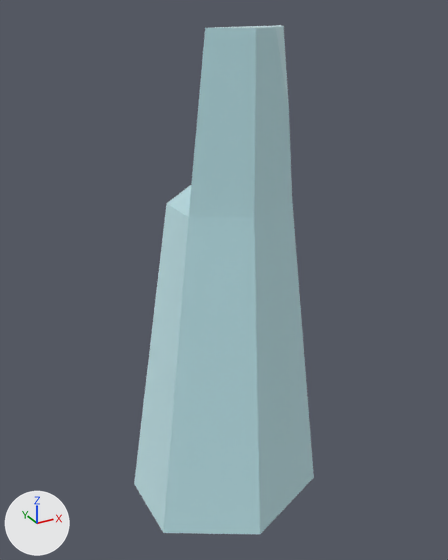
What one commit did to the glTF model apps/client/public/env/kenney-nature-kit/stone_tallD.glb.
Camera for both pictures: a 50 mm camera at (-0.507, -0.879, 0.747) aimed at (-0.024, -0.001, 0.308). Arrows for +X, +Y and +Z are at lower left; the lights stay in place. The first picture is the older version.

Script lines for the objects in view, before the commit:
```python
mat_stone = principled_material('stone')
mat_stone.base_color = (0.722, 0.886, 0.91)  # pale blue #ddf2f5
mat_stone.metallic = 1.0
mat_stone.roughness = 1.0
me_mesh_stone_talld = bpy.data.meshes.new('Mesh stone_tallD')
me_mesh_stone_talld.from_pydata(...)  # 21 vertices, 38 faces; spans x -0.221..0.221, y -0.231..0.231, z 0.0..0.772
# faces by material slot: [34, 4]
me_mesh_stone_talld.materials.append(mat_stone)  # pale blue #ddf2f5
me_mesh_stone_talld.materials.append(mat_defaultmat)  # white #ffffff
ob_stone_talld = bpy.data.objects.new('stone_tallD', me_mesh_stone_talld)
ob_stone_talld.location = (0.0, 0.0, -0.05)
```
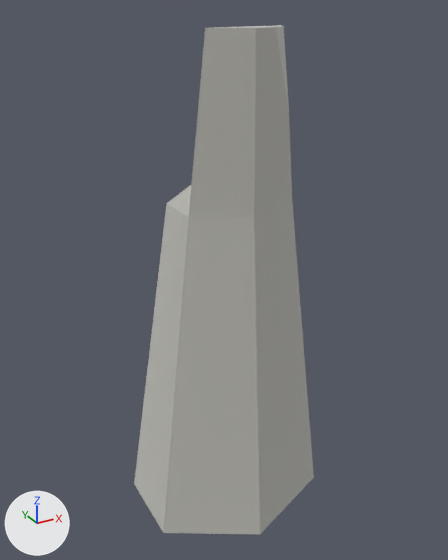
Where the newer file only moved an object's origin or applied its transform, the numbers keep the older frame.

The change, as JSON lines over the scene's bpy script:
```json
{"op": "set", "path": "mat_stone.base_color", "old": "(0.722, 0.886, 0.91)", "new": "(0.718, 0.714, 0.682)", "note": "pale blue #ddf2f5 -> light grey #dcdcd7"}
```

Boxes (x1, y1, x2, y2) around the edits, measured in the pictures (448 x 560 px):
```json
{"object": "stone_tallD", "change": "recoloured", "before": [134, 25, 314, 534], "after": [134, 25, 314, 534], "on screen": "pale blue to light grey"}
```
